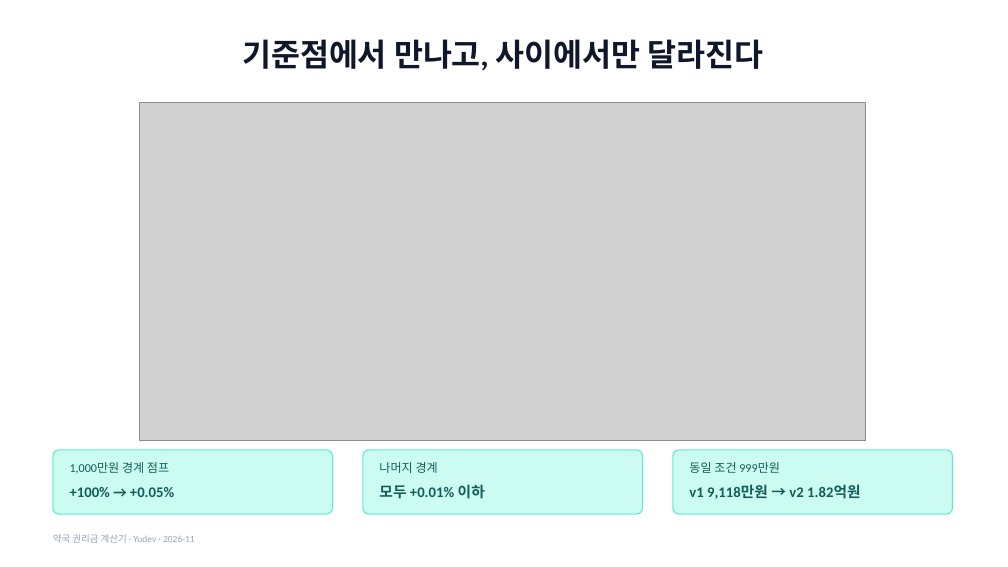
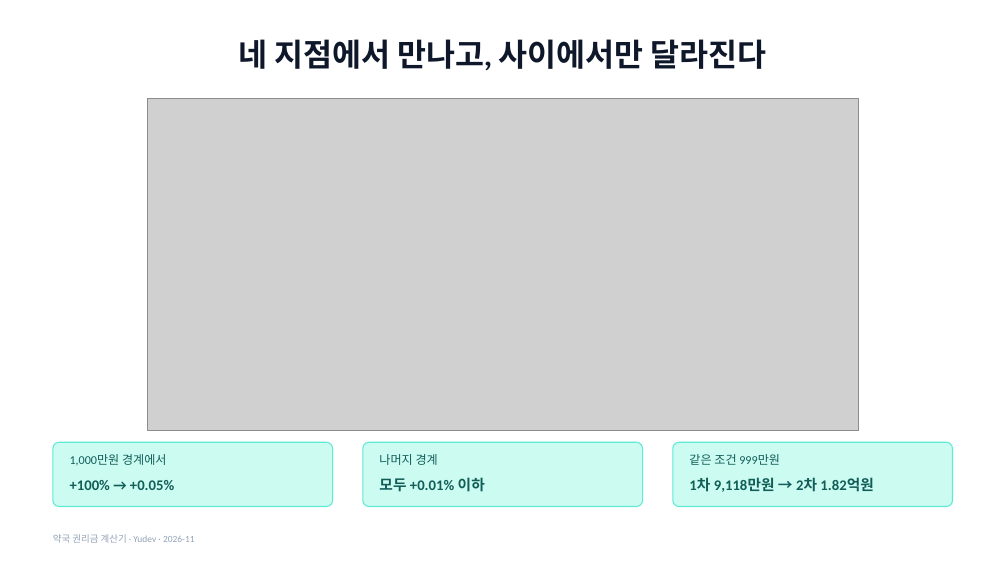
Before and after one commit to YUSEONCHUN/calculating, a slide deck: slide 12 of doc/slides/권리금계산기_프로젝트.pptx. Drawn at 1008x567 pixels with LibreOffice and Linux fonts; fonts in the diff are those of the drawing; grey boxes stand for pictures. Boxes give left, top, right and bottom in pixels: in the first picture for what was removed or moved away, otherwise in the second. Text is boxed around its words. In the diff, an @@ line names an element or a change of style, - is before the commit and + after.

```diff
--- a/doc/slides/권리금계산기_프로젝트.pptx
+++ b/doc/slides/권리금계산기_프로젝트.pptx
@@ title at (239,39,767,71): text changed @@
-기준점에서 만나고, 사이에서만 달라진다
+네 지점에서 만나고, 사이에서만 달라진다
@@ picture: place and size @@
-picture at (140,102,866,441)
+picture at (147,98,858,430)
@@ 3 texts, 3 rounded rectangles: place and size @@
-3 texts, 3 rounded rectangles at (53,450,953,514)
+3 texts, 3 rounded rectangles at (53,442,953,507)
@@ text at (70,454,167,466): text changed @@
-1,000만원 경계 점프
+1,000만원 경계에서
@@ text at (689,477,873,492): text changed @@
-v1 9,118만원 → v2 1.82억원
+1차 9,118만원 → 2차 1.82억원
@@ text at (689,454,780,465): text changed @@
-동일 조건 999만원
+같은 조건 999만원
```
Also in this commit, not shown: 18 other slides changed, 3 slides added, 2 slides removed, 5 other files.
